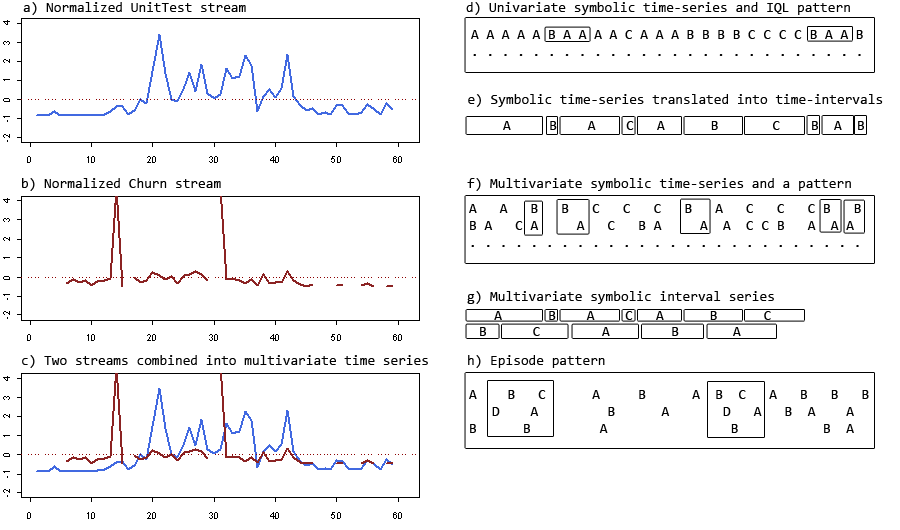
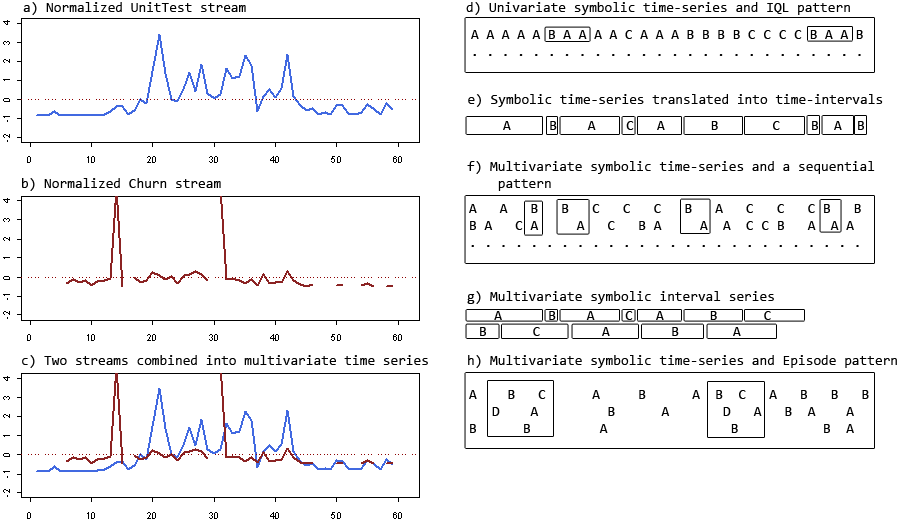
Two versions of the same layered image (w=900, h=530). Layer-by-layer changes:
removed layer "Shape 14" over [844, 200, 864, 233]
renamed "f) Multivariate symbolic time-series and a pattern" to "f) Multivariate symbolic time-series and a sequential patte", painted on it over [467, 161, 875, 191]
renamed "h) Episode pattern" to "h) Multivariate symbolic time-series and Episode pattern", painted on it over [490, 355, 897, 368]
